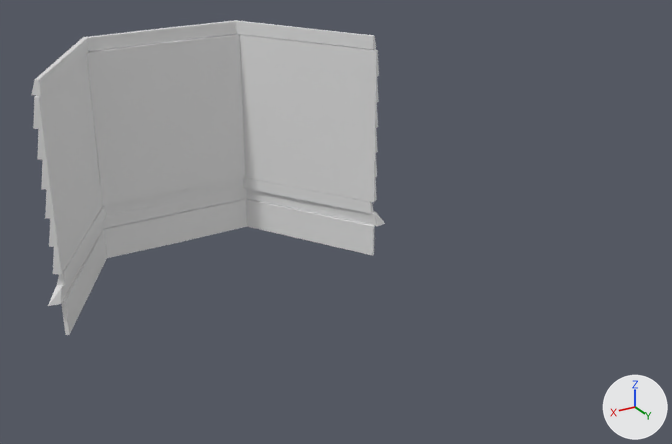
The Blender file modelling/Up House.blend: old version first, new version second.
Before and after are seen from a 50 mm lens placed at (8.13, 16.37, 8.23), pointed at (-0.09, 2.68, 1.39). The lights are fixed; the arrows at lower right show +X, +Y and +Z.
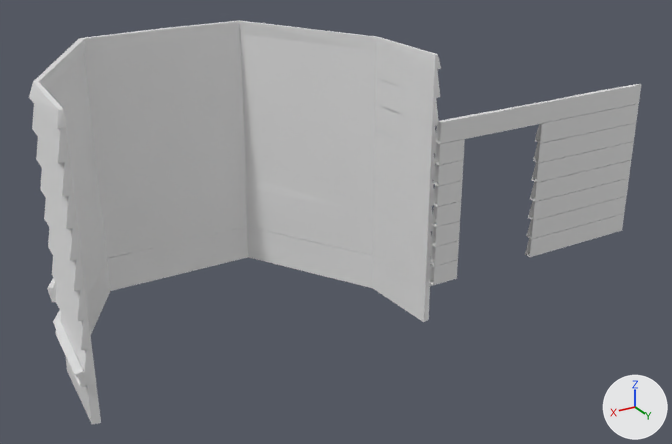
Boxes (x1, y1, x2, y2) around the edits, measured in the pictures (672 x 444 px):
'Cube.014', added: after (32, 51, 440, 350)
'Cube.021', added: after (525, 84, 641, 257)
'Cube.016', added: after (86, 227, 373, 335)
'Cube.019', added: after (429, 116, 466, 285)
'Cube.017', added: after (107, 227, 248, 291)
'Cube.006', reshaped: before (48, 188, 385, 306); after (47, 188, 374, 302)
'Cube.018', added: after (66, 256, 430, 424)
'Cube.013', added: after (60, 227, 431, 386)
'Cube.015', added: after (29, 37, 441, 128)
'Cube.022', added: after (463, 102, 544, 139)
'Cube.020', added: after (53, 284, 433, 387)

What changed in the scene script:
```text
Change me_cube_006:
    used by ob_cube_006; location = (1.27, 0.12, 1.28); scale = (1.0, 1.0, 0.671)
    remove me_cube_006.from_pydata(...)  # 12 vertices, 9 faces; spans x -2.47..0.77, y -0.18..2.61, z -0.25..0.14
    add me_cube_006.from_pydata(...)  # 12 vertices, 9 faces; spans x -2.42..0.77, y -0.19..2.58, z -0.25..0.16
    me_cube_006 part 1: 12 of 12 vertices moved; they spanned x -2.47..0.77, y -0.18..2.61, z -0.25..0.14 and now span x -2.42..0.77, y -0.19..2.58, z -0.25..0.16; mean shift (0.0, -0.01, 0.0); largest move (-2.47, 2.57, -0.24) -> (-2.37, 2.48, -0.25)
Add me_cube_033:
    me_cube_033.from_pydata([(-1.359, 0.615, -0.892), (-1.362, 0.573, -1.223), (-1.373, 0.7, -0.892), (-1.373, 0.7, -1.223), (0.0, 0.7, -1.223), (0.0, 0.615, -0.892), (0.0, 0.7, -0.892), (0.0, 0.573, -1.223)], [], [(5, 6, 2, 0), (4, 7, 1, 3), (7, 5, 0, 1), (3, 2, 6, 4)])
    me_cube_033.materials.append(mat_material)  # white #e7e7e7
Add me_cube_032:
    me_cube_032.from_pydata([(-1.26, -0.01, 0.17), (-1.26, -0.09, -0.16), (-1.24, 0.05, 0.17), (-1.24, 0.05, -0.17), (1.53, 0.05, -0.17), (1.53, -0.03, 0.17), (1.53, 0.05, 0.17), (1.53, -0.09, -0.16)], [], [(5, 6, 2, 0), (4, 7, 1, 3), (7, 5, 0, 1), (3, 2, 6, 4)])
    me_cube_032.materials.append(mat_material)  # white #e7e7e7
Add me_cube_031:
    me_cube_031.from_pydata([(-1.359, 0.638, -0.892), (-1.362, 0.56, -1.223), (-1.373, 0.7, -0.892), (-1.373, 0.7, -1.223), (0.0, 0.7, -1.223), (0.0, 0.615, -0.892), (0.0, 0.7, -0.892), (0.0, 0.573, -1.223)], [], [(5, 6, 2, 0), (4, 7, 1, 3), (7, 5, 0, 1), (3, 2, 6, 4)])
    me_cube_031.materials.append(mat_material)  # white #e7e7e7
Add me_cube_025:
    me_cube_025.from_pydata([(-0.03, -0.07, 0.17), (-0.05, -0.08, -0.17), (0.15, 1.61, 0.17), (0.15, 1.61, -0.17), (0.05, 0.0, 0.17), (0.05, 0.0, -0.17), (0.28, 1.62, 0.17), (0.29, 1.62, -0.17)], [], [(0, 4, 6, 2), (3, 2, 6, 7), (7, 6, 4, 5), (5, 1, 3, 7), (1, 0, 2, 3)])
    me_cube_025.materials.append(mat_material)  # white #e7e7e7
Add me_cube_024:
    me_cube_024.from_pydata([(-1.56, 0.61, -0.76), (-1.58, 0.57, -1.25), (-1.49, 0.7, -0.76), (-1.49, 0.7, -1.25), (0.0, 0.7, -1.25), (0.0, 0.61, -0.76), (0.0, 0.7, -0.76), (0.0, 0.57, -1.25)], [], [(5, 6, 2, 0), (4, 7, 1, 3), (7, 5, 0, 1), (3, 2, 6, 4)])
    me_cube_024.materials.append(mat_material)  # white #e7e7e7
Add me_cube_023:
    me_cube_023.from_pydata([(0.09, 0.0, -0.74), (0.06, -0.04, -1.09), (-1.47, 2.49, -0.74), (-1.49, 2.47, -1.09), (0.14, 0.09, -0.74), (0.14, 0.09, -1.09), (-1.4, 2.58, -0.74), (-1.4, 2.58, -1.09)], [], [(0, 4, 6, 2), (3, 2, 6, 7), (7, 6, 4, 5), (5, 1, 3, 7), (1, 0, 2, 3)])
    me_cube_023.materials.append(mat_material)  # white #e7e7e7
Add me_cube_022:
    me_cube_022.from_pydata([(0.78, 0.03, 1.23), (0.73, -0.04, 0.87), (-0.03, 1.48, 1.22), (-0.11, 1.43, 0.87), (0.81, 0.09, 1.22), (0.81, 0.09, 0.86), (0.02, 1.52, 1.22), (0.02, 1.52, 0.86)], [], [(0, 4, 6, 2), (3, 2, 6, 7), (7, 6, 4, 5), (5, 1, 3, 7), (1, 0, 2, 3)])
    me_cube_022.materials.append(mat_material)  # white #e7e7e7
Add me_cube_017:
    me_cube_017.from_pydata([(0.01, -2.44, 0.22), (-0.07, -2.6, -0.1), (-1.53, 0.23, 0.22), (-1.65, 0.25, -0.1), (0.09, -2.31, 0.23), (0.08, -2.32, -0.08), (-1.43, 0.31, 0.22), (-1.43, 0.36, -0.08)], [], [(0, 4, 6, 2), (3, 2, 6, 7), (7, 6, 4, 5), (5, 1, 3, 7), (1, 0, 2, 3)])
    me_cube_017.materials.append(mat_material)  # white #e7e7e7
Add me_cube_015:
    me_cube_015.from_pydata([(0.0, -0.08, 0.17), (-0.1, -0.08, -0.17), (0.2, 1.62, 0.17), (0.09, 1.62, -0.17), (0.05, 0.0, 0.17), (0.05, 0.0, -0.17), (0.28, 1.62, 0.17), (0.29, 1.62, -0.17)], [], [(0, 4, 6, 2), (3, 2, 6, 7), (7, 6, 4, 5), (5, 1, 3, 7), (1, 0, 2, 3)])
    me_cube_015.materials.append(mat_material)  # white #e7e7e7
Add ob_cube_019:
    ob_cube_019 = bpy.data.objects.new('Cube.019', me_cube_033)  # modifiers ARRAY, MIRROR
    ob_cube_019.location = (-1.21, 3.83, 2.04)
    ob_cube_019.scale = (0.19, 1.11, 1.11)
Add ob_cube_022:
    ob_cube_022 = bpy.data.objects.new('Cube.022', me_cube_032)  # modifiers ARRAY
    ob_cube_022.location = (-2.42, 4.55, 3.5)
    ob_cube_022.scale = (0.622, 1.11, 1.11)
Add ob_cube_021:
    ob_cube_021 = bpy.data.objects.new('Cube.021', me_cube_031)  # modifiers ARRAY, MIRROR
    ob_cube_021.location = (-4.42, 3.83, 2.04)
    ob_cube_021.scale = (0.89, 1.11, 1.11)
Add ob_cube_020:
    ob_cube_020 = bpy.data.objects.new('Cube.020', me_cube_027)  # 47 vertices, 39 faces; spans x -3.23..0.0, y 0.59..4.79, z -1.32..-0.76; in mat_material (white #e7e7e7); modifiers ARRAY, MIRROR
    ob_cube_020.location = (2.06, -0.63, 1.13)
    ob_cube_020.scale = (1.03, 1.03, 0.511)
Add ob_cube_018:
    ob_cube_018 = bpy.data.objects.new('Cube.018', me_cube_025)  # modifiers ARRAY, MIRROR
    ob_cube_018.location = (-0.97, 2.68, 0.14)
    ob_cube_018.rotation_euler = (0.0, 0.0, 0.184)  # degrees (0, 0, 11)
    ob_cube_018.scale = (1.0, 1.0, 2.03)
Add ob_cube_017:
    ob_cube_017 = bpy.data.objects.new('Cube.017', me_cube_024)  # modifiers ARRAY, MIRROR
    ob_cube_017.location = (2.05, -0.54, 1.6)
    ob_cube_017.scale = (1.0, 1.0, 1.45)
Add ob_cube_016:
    ob_cube_016 = bpy.data.objects.new('Cube.016', me_cube_023)  # modifiers ARRAY, MIRROR
    ob_cube_016.location = (0.41, 0.07, 1.99)
    ob_cube_016.rotation_euler = (0.0, 0.0, -0.0307)  # degrees (0, 0, -1.8)
    ob_cube_016.scale = (1.0, 1.0, 2.03)
Add ob_cube_014:
    ob_cube_014 = bpy.data.objects.new('Cube.014', me_cube_022)  # modifiers ARRAY, MIRROR
    ob_cube_014.location = (-1.68, 2.97, 2.8)
    ob_cube_014.rotation_euler = (0.0, 0.0, -0.463)  # degrees (0, 0, -27)
    ob_cube_014.scale = (1.0, 1.0, 1.4)
Add ob_cube_015:
    ob_cube_015 = bpy.data.objects.new('Cube.015', me_cube_017)  # modifiers MIRROR
    ob_cube_015.location = (-0.4, 3.81, 4.57)
    ob_cube_015.rotation_euler = (0.0, 0.0, -0.47)  # degrees (0, 0, -27)
    ob_cube_015.scale = (0.531, 0.531, 0.744)
Add ob_cube_013:
    ob_cube_013 = bpy.data.objects.new('Cube.013', me_cube_015)  # modifiers ARRAY, MIRROR
    ob_cube_013.location = (-0.97, 2.68, 0.8)
    ob_cube_013.rotation_euler = (0.0, 0.0, 0.184)  # degrees (0, 0, 11)
    ob_cube_013.scale = (1.0, 1.0, 1.76)
```
